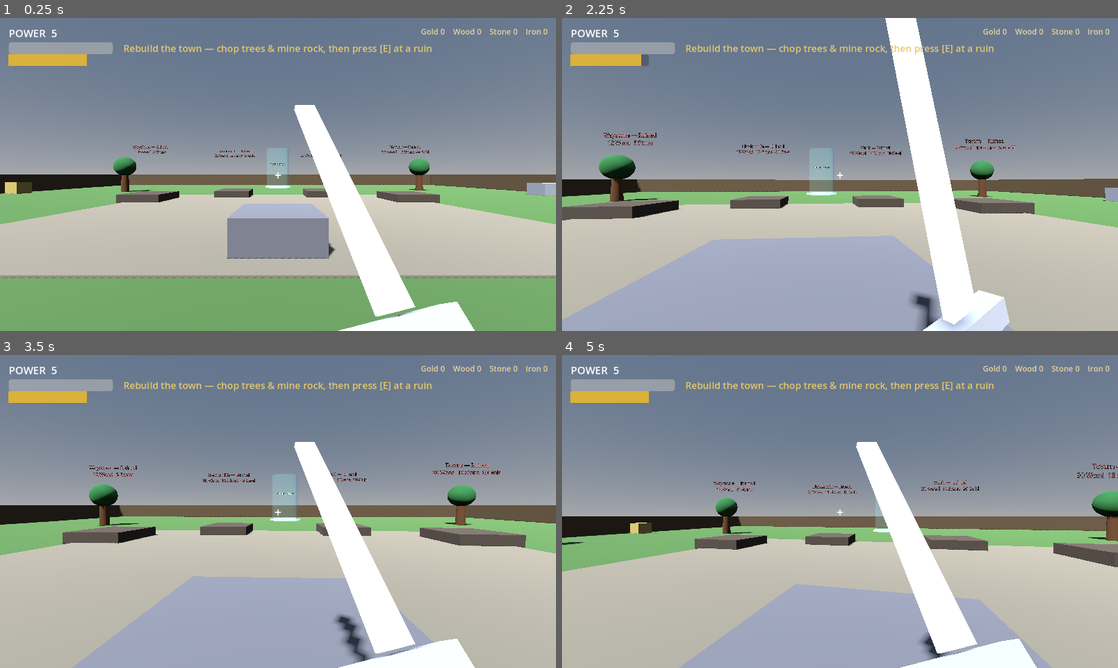
Above: before the commit, frames 1-4 (two rows, left to right).
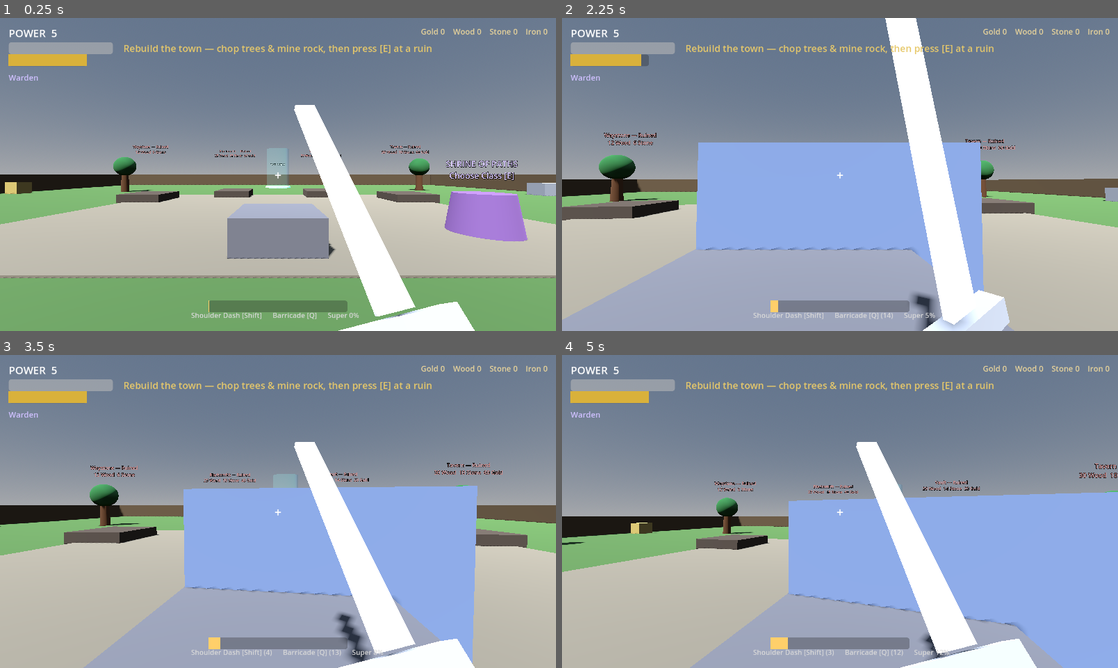
Above: after the commit, the same moments.

Repository: trevorvail3/Slayer
Game: Godot game, scene res://scenes/hub.tscn
Same seed, same stepped clock (60 frames per second), same inputs: the game is played once before the commit and once after it.
Inputs (mouse positions are in pixels of both pictures, inside the frame that each line leads up to):
- Up to frame 1 (0.25 s): no input
- Up to frame 2 (2.25 s): tap E (interact) at 0.5, 1.25, 1.55, 2, 2.1 s; move the mouse to (867, 174) at 0.52 s; press the mouse at (867, 174) at 0.53 s; hold W (move_forward) from 0.53 s (still down); tap Space (jump) at 0.77, 1.52 s; right-click (867, 174) at 0.8 s; move the mouse to (812, 174) at 1.27 s; release the mouse at (812, 174) at 1.28 s; right-click (812, 174) at 1.35 s; click (812, 174) at 1.42 s; move the mouse to (851, 168) at 2.02 s; hold Q (class_ability, bound only after the commit) from 2.03 s (still down); click (851, 168) at 2.17 s
- Up to frame 3 (3.5 s): keep holding W (move_forward); tap E (interact) at 2.75 s; move the mouse to (272, 517) at 2.77 s; release Q (class_ability, bound only after the commit) at 2.78 s; tap Q (class_ability, bound only after the commit) at 2.85 s; click (272, 517) at 2.92 s; tap Space (jump) at 3.02 s; tap Shift (dodge, bound only after the commit) at 3.05 s
- Up to frame 4 (5 s): keep holding W (move_forward); tap E (interact) at 3.5, 4.25 s; move the mouse to (878, 514) at 3.52 s; hold Shift (dodge, bound only after the commit) 3.53-4.28 s; click (878, 514) at 3.67 s; tap Space (jump) at 3.77, 4.52 s; tap F (super, bound only after the commit) at 3.8, 4.35 s; tap Escape (ui_cancel) at 4.15 s; move the mouse to (795, 508) at 4.27 s; click (795, 508) at 4.55 s

The runs differ from the first frame. In frame 1, 3.5% of the frame differs, in the area x 1-95%, y 18-97%; in frame 2, 17%; in frame 3, 20%; in frame 4, 24%, in the area x 0-100%, y 18-100%.

Commit message:
v0.6: Classes & Supers — 3 classes with abilities + chargeable Super
Pick a class at the Shrine of Paths in town (persisted in the save). Each class
has a movement ability, a class ability, and a Ferocity-charged Super:

- Warden (tank): Shoulder Dash / Barricade wall / Ground Slam AoE
- Stalker (agile): Dodge Roll (i-frames) / Caltrops DoT / Blade Storm
- Runecaster (mystic): Blink / Runic Rift heal-zone / Meteor Storm

- ClassDefs (data/class_defs.gd): per-class kit table + Kind enum.
- GameState: player_class + class_changed signal + set_class(); serialized.
- Player: dodge [Shift], class ability [Q], Super [F]. Dash/dodge/blink movement
  with a dash-velocity override; dodge grants i-frames; blink raycasts to avoid
  walls. Super energy fills on hits (crit/passive) scaled by Ferocity; supers
  reuse an _aoe_damage helper + SuperBurst VFX. heal() for the Rift.
- Ability objects (scripts/abilities/): Barricade, Caltrops, Rift, SuperBurst.
- Class shrine (scripts/world/class_shrine.gd) + ClassSelectUI in the hub.
- Game: input actions dodge/class_ability/super. HUD: class label, Super meter,
  ability-cooldown readout.
- Docs vault + README updated.

Co-Authored-By: Claude Opus 4.8 <noreply@anthropic.com>
Claude-Session: https://claude.ai/code/session_01BSW54Paq7ZG23rR9KqKiVs

Diff:
--- a/autoload/game.gd
+++ b/autoload/game.gd
@@ -35,6 +35,9 @@
 	_bind_key("toggle_inventory", KEY_TAB)
 	_bind_key("toggle_inventory", KEY_I)
 	_bind_key("interact", KEY_E)
+	_bind_key("dodge", KEY_SHIFT)
+	_bind_key("class_ability", KEY_Q)
+	_bind_key("super", KEY_F)
 	_bind_mouse("attack", MOUSE_BUTTON_LEFT)
 	_bind_mouse("block", MOUSE_BUTTON_RIGHT)
 
--- a/autoload/game_state.gd
+++ b/autoload/game_state.gd
@@ -10,6 +10,7 @@
 signal loot_acquired(item: ItemData)
 signal resources_changed
 signal town_changed
+signal class_changed
 
 var equipped: Dictionary = {}       # Slot (int) -> ItemData
 var backpack: Array[ItemData] = []
@@ -18,6 +19,7 @@
 var resources := {"wood": 0, "stone": 0, "iron": 0}
 var gold := 0
 var town := {}                      # building_id (String) -> built (bool)
+var player_class := ClassDefs.Kind.WARDEN
 
 func _ready() -> void:
 	_equip_starter_gear()
@@ -111,6 +113,10 @@
 	return true
 
 # --- Town ---
+
+func set_class(k: int) -> void:
+	player_class = k
+	class_changed.emit()
 
 func set_town_built(id: String) -> void:
 	town[id] = true
@@ -145,6 +151,7 @@
 		"resources": resources,
 		"gold": gold,
 		"town": town,
+		"player_class": int(player_class),
 	}
 
 func from_dict(d: Dictionary) -> void:
@@ -163,10 +170,12 @@
 	resources = {"wood": int(r.get("wood", 0)), "stone": int(r.get("stone", 0)), "iron": int(r.get("iron", 0))}
 	gold = int(d.get("gold", 0))
 	town = d.get("town", {})
+	player_class = int(d.get("player_class", ClassDefs.Kind.WARDEN))
 	equipment_changed.emit()
 	backpack_changed.emit()
 	resources_changed.emit()
 	town_changed.emit()
+	class_changed.emit()
 
 func _item_to_dict(item: ItemData) -> Dictionary:
 	var affs := []
--- /dev/null
+++ b/data/class_defs.gd
@@ -0,0 +1,34 @@
+class_name ClassDefs
+extends RefCounted
+
+## The three classes and their kit. Like WeaponDefs: data here, behavior in Player.
+## Each class has a movement ability, a class ability, and a Ferocity-charged Super.
+
+enum Kind { WARDEN, STALKER, RUNECASTER }
+
+static func get_def(k: int) -> Dictionary:
+	match k:
+		Kind.STALKER:
+			return {
+				"name": "Stalker", "color": Color("6ad06a"),
+				"blurb": "Agile skirmisher. Dodge through danger, seed the ground with caltrops, and unleash a Blade Storm.",
+				"move_name": "Dodge", "move_cd": 3.5,
+				"ability_name": "Caltrops", "ability_cd": 12.0,
+				"super_name": "Blade Storm",
+			}
+		Kind.RUNECASTER:
+			return {
+				"name": "Runecaster", "color": Color("b060ff"),
+				"blurb": "Mystic. Blink across the field, drop a healing Rift, and call down a Meteor Storm.",
+				"move_name": "Blink", "move_cd": 5.0,
+				"ability_name": "Runic Rift", "ability_cd": 16.0,
+				"super_name": "Meteor Storm",
+			}
+		_:
+			return {
+				"name": "Warden", "color": Color("6a9aff"),
+				"blurb": "Immovable bulwark. Dash into the fray, raise a Barricade, and detonate a Ground Slam.",
+				"move_name": "Shoulder Dash", "move_cd": 4.0,
+				"ability_name": "Barricade", "ability_cd": 14.0,
+				"super_name": "Ground Slam",
+			}
--- /dev/null
+++ b/scripts/abilities/barricade.gd
@@ -0,0 +1,35 @@
+class_name Barricade
+extends StaticBody3D
+
+## Warden class ability: a solid temporary wall that blocks enemies and projectiles.
+## Sinks into the ground and despawns after its lifetime.
+
+const LIFETIME := 10.0
+
+func _ready() -> void:
+	var mesh := MeshInstance3D.new()
+	var box := BoxMesh.new()
+	box.size = Vector3(3.2, 2.2, 0.4)
+	mesh.mesh = box
+	var mat := StandardMaterial3D.new()
+	mat.albedo_color = Color("6a7a9a")
+	mat.emission_enabled = true
+	mat.emission = Color("6a9aff")
+	mat.emission_energy_multiplier = 0.3
+	mesh.material_override = mat
+	mesh.position.y = 1.1
+	add_child(mesh)
+
+	var col := CollisionShape3D.new()
+	var shape := BoxShape3D.new()
+	shape.size = Vector3(3.2, 2.2, 0.4)
+	col.shape = shape
+	col.position.y = 1.1
+	add_child(col)
+
+	get_tree().create_timer(LIFETIME).timeout.connect(_expire)
+
+func _expire() -> void:
+	var t := create_tween()
+	t.tween_property(self, "position:y", position.y - 2.6, 0.4)
+	t.tween_callback(queue_free)
--- /dev/null
+++ b/scripts/abilities/caltrops.gd
@@ -0,0 +1,47 @@
+class_name Caltrops
+extends Area3D
+
+## Stalker class ability: a ground zone that ticks damage to enemies standing in it.
+
+const RADIUS := 3.0
+const TICK := 0.5
+
+var damage := 8
+var _dur := 8.0
+var _tick_t := 0.0
+
+func _ready() -> void:
+	var mesh := MeshInstance3D.new()
+	var disc := CylinderMesh.new()
+	disc.top_radius = RADIUS
+	disc.bottom_radius = RADIUS
+	disc.height = 0.1
+	mesh.mesh = disc
+	var mat := StandardMaterial3D.new()
+	mat.albedo_color = Color(0.4, 0.85, 0.4, 0.35)
+	mat.emission_enabled = true
+	mat.emission = Color("6ad06a")
+	mat.transparency = BaseMaterial3D.TRANSPARENCY_ALPHA
+	mesh.material_override = mat
+	mesh.position.y = 0.06
+	add_child(mesh)
+
+	var col := CollisionShape3D.new()
+	var shape := CylinderShape3D.new()
+	shape.radius = RADIUS
+	shape.height = 2.5
+	col.shape = shape
+	col.position.y = 1.0
+	add_child(col)
+
+func _process(delta: float) -> void:
+	_dur -= delta
+	if _dur <= 0.0:
+		queue_free()
+		return
+	_tick_t -= delta
+	if _tick_t <= 0.0:
+		_tick_t = TICK
+		for b in get_overlapping_bodies():
+			if b.is_in_group("enemy") and b.has_method("take_damage"):
+				b.call("take_damage", damage, false, Vector3.ZERO)
--- /dev/null
+++ b/scripts/abilities/rift.gd
@@ -0,0 +1,47 @@
+class_name Rift
+extends Area3D
+
+## Runecaster class ability: a zone that heals the player while they stand in it.
+
+const RADIUS := 2.6
+const TICK := 0.5
+
+var heal_amount := 6
+var _dur := 8.0
+var _tick_t := 0.0
+
+func _ready() -> void:
+	var mesh := MeshInstance3D.new()
+	var disc := CylinderMesh.new()
+	disc.top_radius = RADIUS
+	disc.bottom_radius = RADIUS
+	disc.height = 0.1
+	mesh.mesh = disc
+	var mat := StandardMaterial3D.new()
+	mat.albedo_color = Color(0.7, 0.4, 1.0, 0.35)
+	mat.emission_enabled = true
+	mat.emission = Color("b060ff")
+	mat.transparency = BaseMaterial3D.TRANSPARENCY_ALPHA
+	mesh.material_override = mat
+	mesh.position.y = 0.06
+	add_child(mesh)
+
+	var col := CollisionShape3D.new()
+	var shape := CylinderShape3D.new()
+	shape.radius = RADIUS
+	shape.height = 2.5
+	col.shape = shape
+	col.position.y = 1.0
+	add_child(col)
+
+func _process(delta: float) -> void:
+	_dur -= delta
+	if _dur <= 0.0:
+		queue_free()
+		return
+	_tick_t -= delta
+	if _tick_t <= 0.0:
+		_tick_t = TICK
+		for b in get_overlapping_bodies():
+			if b.is_in_group("player") and b.has_method("heal"):
+				b.call("heal", heal_amount)
--- /dev/null
+++ b/scripts/abilities/super_burst.gd
@@ -0,0 +1,25 @@
+class_name SuperBurst
+extends Node3D
+
+## Reusable AoE flash: a translucent emissive sphere that expands and fades, then
+## frees itself. Used by every Super for impact feedback.
+
+func play(radius: float, color: Color) -> void:
+	var m := MeshInstance3D.new()
+	var sphere := SphereMesh.new()
+	sphere.radius = 0.5
+	sphere.height = 1.0
+	m.mesh = sphere
+	var mat := StandardMaterial3D.new()
+	mat.albedo_color = Color(color.r, color.g, color.b, 0.35)
+	mat.emission_enabled = true
+	mat.emission = color
+	mat.emission_energy_multiplier = 1.2
+	mat.transparency = BaseMaterial3D.TRANSPARENCY_ALPHA
+	m.material_override = mat
+	add_child(m)
+
+	var t := create_tween().set_parallel(true)
+	t.tween_property(m, "scale", Vector3.ONE * (radius * 2.0), 0.35).set_trans(Tween.TRANS_QUAD).set_ease(Tween.EASE_OUT)
+	t.tween_property(mat, "albedo_color:a", 0.0, 0.45)
+	t.chain().tween_callback(queue_free)
--- a/scripts/hub.gd
+++ b/scripts/hub.gd
@@ -10,6 +10,7 @@
 var player: Player
 var blacksmith_ui: BlacksmithUI
 var vault_ui: VaultUI
+var class_ui: ClassSelectUI
 
 func _ready() -> void:
 	_build_environment()
@@ -17,10 +18,17 @@
 	_add_ui()
 	_spawn_player()
 	_build_town()
+	_spawn_class_shrine()
 	_scatter_resources()
 	_spawn_travel_pad()
 	GameState.town_changed.connect(_update_guidance)
 	_update_guidance()
+
+func _spawn_class_shrine() -> void:
+	var shrine := ClassShrine.new()
+	shrine.on_use = func(): class_ui.open()
+	add_child(shrine)
+	shrine.position = Vector3(7, 0, 3)   # clear of the monument and build plots
 
 func _build_environment() -> void:
 	var light := DirectionalLight3D.new()
@@ -81,6 +89,8 @@
 	layer.add_child(blacksmith_ui)
 	vault_ui = VaultUI.new()
 	layer.add_child(vault_ui)
+	class_ui = ClassSelectUI.new()
+	layer.add_child(class_ui)
 	add_child(layer)
 
 func _spawn_player() -> void:
--- a/scripts/player/player.gd
+++ b/scripts/player/player.gd
@@ -26,6 +26,10 @@
 var health: int = 100
 var stamina: float = 100.0
 var blocking: bool = false
+
+var super_energy := 0.0     # 0..100, charged by dealing damage (Ferocity scales gain)
+var move_cd := 0.0          # movement-ability cooldown remaining
+var ability_cd := 0.0       # class-ability cooldown remaining
 
 var _pitch := 0.0
 var _kick := 0.0
@@ -33,6 +37,11 @@
 var _parry_timer := 0.0
 var _charging := false
 var _charge_t := 0.0
+var _invuln_timer := 0.0
+var _dash_timer := 0.0
+var _dash_vel := Vector3.ZERO
+var _blade_left := 0
+var _meteor_left := 0
 var _swing_tween: Tween
 var _shield_tween: Tween
 
@@ -160,6 +169,12 @@
 		_set_block(true)
 	elif event.is_action_released("block"):
 		_set_block(false)
+	elif event.is_action_pressed("dodge"):
+		_movement_ability()
+	elif event.is_action_pressed("class_ability"):
+		_class_ability()
+	elif event.is_action_pressed("super"):
+		_activate_super()
 
 # --- Frame updates ---
 
@@ -177,6 +192,13 @@
 
 	if not blocking:
 		stamina = minf(PlayerStats.max_stamina(), stamina + STAMINA_REGEN * delta)
+
+	move_cd = maxf(0.0, move_cd - delta)
+	ability_cd = maxf(0.0, ability_cd - delta)
+	_dash_timer = maxf(0.0, _dash_timer - delta)
+	_invuln_timer = maxf(0.0, _invuln_timer - delta)
+	# Passive Super trickle (Ferocity scales it a little).
+	_gain_super(2.5 * delta)
 
 func _physics_process(delta: float) -> void:
 	if not is_on_floor():
@@ -202,6 +224,12 @@
 	var dir := transform.basis * Vector3(input_dir.x, 0.0, input_dir.y)
 	velocity.x = dir.x * speed
 	velocity.z = dir.z * speed
+
+	# A dash/dodge burst overrides normal horizontal movement while it lasts.
+	if _dash_timer > 0.0:
+		velocity.x = _dash_vel.x
+		velocity.z = _dash_vel.z
+
 	move_and_slide()
 
 # --- Attacking ---
@@ -296,6 +324,8 @@
 	target.call("take_damage", dmg, is_crit, global_position)
 	if p["bleed"] and target.is_in_group("enemy") and target.has_method("apply_bleed"):
 		target.call("apply_bleed", maxi(1, int(dmg * 0.15)), 4)
+	if target.is_in_group("enemy"):
+		_gain_super(9.0 if is_crit else 6.0)
 	Combat.hitstop(0.07, 0.06)
 	_kick += 0.05
 
@@ -314,6 +344,7 @@
 		if fwd.dot(to.normalized()) < 0.35:      # ~70-degree frontal arc
 			continue
 		n.call("take_damage", dmg, is_crit, global_position)
+		_gain_super(5.0)
 		hit = true
 	for g in get_tree().get_nodes_in_group("gatherable"):
 		var gn := g as Node3D
@@ -336,12 +367,154 @@
 	arrow.global_position = camera.global_position + dir * 0.6
 	var crit := PlayerStats.crit_chance() + (0.15 if charge_frac >= 0.95 else 0.0)
 	arrow.setup(dir, 45.0, dmg, crit)
+	_gain_super(6.0)
 	_kick += 0.05
 	if weapon:
 		var rest: Vector3 = p["rest_pos"]
 		weapon.position = rest + Vector3(0, 0, 0.12)
 		var t := create_tween()
 		t.tween_property(weapon, "position", rest, 0.12)
+
+# --- Class abilities & Super (driven by GameState.player_class) ---
+
+func _gain_super(amount: float) -> void:
+	var mult := 1.0 + GameState.total_stat("ferocity") * 0.03
+	super_energy = minf(100.0, super_energy + amount * mult)
+
+func _facing_flat() -> Vector3:
+	var f := -camera.global_transform.basis.z
+	f.y = 0.0
+	return f.normalized()
+
+func _movement_ability() -> void:
+	if move_cd > 0.0 or Input.mouse_mode != Input.MOUSE_MODE_CAPTURED:
+		return
+	var d := ClassDefs.get_def(GameState.player_class)
+	move_cd = float(d["move_cd"])
+	match GameState.player_class:
+		ClassDefs.Kind.STALKER:
+			var dir := transform.basis * Vector3(_move_input().x, 0.0, _move_input().y)
+			if dir.length() < 0.1:
+				dir = -_facing_flat()   # dodge backward if standing still
+			_dash_vel = dir.normalized() * 12.0
+			_dash_timer = 0.22
+			_invuln_timer = 0.45
+		ClassDefs.Kind.RUNECASTER:
+			_blink(8.0)
+		_:  # WARDEN shoulder dash
+			_dash_vel = _facing_flat() * 13.0
+			_dash_timer = 0.24
+
+func _move_input() -> Vector2:
+	var v := Vector2.ZERO
+	if Input.is_action_pressed("move_forward"): v.y -= 1.0
+	if Input.is_action_pressed("move_back"): v.y += 1.0
+	if Input.is_action_pressed("move_left"): v.x -= 1.0
+	if Input.is_action_pressed("move_right"): v.x += 1.0
+	return v
+
+func _blink(dist: float) -> void:
+	var fwd := _facing_flat()
+	var from := global_position + Vector3(0, 1.0, 0)
+	var space := get_world_3d().direct_space_state
+	var query := PhysicsRayQueryParameters3D.create(from, from + fwd * dist)
+	query.exclude = [self]
+	var hit := space.intersect_ray(query)
+	var travel := dist
+	if hit:
+		travel = maxf(0.5, from.distance_to(hit.position) - 1.0)
+	global_position += fwd * travel
+
+func _class_ability() -> void:
+	if ability_cd > 0.0 or Input.mouse_mode != Input.MOUSE_MODE_CAPTURED:
+		return
+	var d := ClassDefs.get_def(GameState.player_class)
+	ability_cd = float(d["ability_cd"])
+	var ground := global_position + _facing_flat() * 2.5
+	ground.y = 0.0
+	match GameState.player_class:
+		ClassDefs.Kind.STALKER:
+			var c := Caltrops.new()
+			c.damage = int(6 + GameState.gear_score() * 0.3)
+			get_tree().current_scene.add_child(c)
+			c.global_position = ground
+		ClassDefs.Kind.RUNECASTER:
+			var r := Rift.new()
+			r.heal_amount = int(PlayerStats.max_health() * 0.04)
+			get_tree().current_scene.add_child(r)
+			r.global_position = ground
+		_:  # WARDEN barricade
+			var b := Barricade.new()
+			get_tree().current_scene.add_child(b)
+			b.global_position = ground
+			b.rotation.y = rotation.y
+
+func _activate_super() -> void:
+	if super_energy < 100.0 or Input.mouse_mode != Input.MOUSE_MODE_CAPTURED:
+		return
+	super_energy = 0.0
+	match GameState.player_class:
+		ClassDefs.Kind.STALKER:
+			_blade_left = 8
+			_blade_tick()
+		ClassDefs.Kind.RUNECASTER:
+			_meteor_left = 6
+			_meteor_tick()
+		_:
+			_super_ground_slam()
+
+func _super_ground_slam() -> void:
+	var burst := SuperBurst.new()
+	get_tree().current_scene.add_child(burst)
+	burst.global_position = global_position
+	burst.play(8.0, Color("6a9aff"))
+	_aoe_damage(global_position, 8.0, int(PlayerStats.attack_damage() * 4.0), true)
+	Combat.hitstop(0.12, 0.05)
+	_kick += 0.2
+
+func _blade_tick() -> void:
+	if _blade_left <= 0:
+		return
+	_blade_left -= 1
+	var burst := SuperBurst.new()
+	get_tree().current_scene.add_child(burst)
+	burst.global_position = global_position + _facing_flat() * 1.5 + Vector3(0, 1.0, 0)
+	burst.play(3.0, Color("6ad06a"))
+	_aoe_damage(global_position, 6.0, int(PlayerStats.attack_damage() * 1.1), false)
+	_kick += 0.06
+	get_tree().create_timer(0.16).timeout.connect(_blade_tick)
+
+func _meteor_tick() -> void:
+	if _meteor_left <= 0:
+		return
+	_meteor_left -= 1
+	var center := _pick_meteor_target()
+	var burst := SuperBurst.new()
+	get_tree().current_scene.add_child(burst)
+	burst.global_position = center
+	burst.play(4.0, Color("b060ff"))
+	_aoe_damage(center, 4.0, int(PlayerStats.attack_damage() * 2.2), true)
+	get_tree().create_timer(0.32).timeout.connect(_meteor_tick)
+
+func _pick_meteor_target() -> Vector3:
+	var enemies := get_tree().get_nodes_in_group("enemy")
+	if enemies.size() > 0:
+		var e := enemies[randi() % enemies.size()] as Node3D
+		if e:
+			return e.global_position
+	return global_position + _facing_flat() * randf_range(4.0, 8.0) + Vector3(randf_range(-3, 3), 0, randf_range(-3, 3))
+
+func _aoe_damage(center: Vector3, radius: float, dmg: int, knock_from_center: bool) -> void:
+	for e in get_tree().get_nodes_in_group("enemy"):
+		var n := e as Node3D
+		if n == null:
+			continue
+		if n.global_position.distance_to(center) <= radius and n.has_method("take_damage"):
+			var src := center if knock_from_center else global_position
+			n.call("take_damage", dmg, true, src)
+
+func heal(amount: int) -> void:
+	health = mini(PlayerStats.max_health(), health + amount)
 
 # --- Blocking / parrying ---
 
@@ -364,6 +537,8 @@
 # --- Taking damage ---
 
 func take_damage(amount: int, attacker: Node = null) -> void:
+	if _invuln_timer > 0.0:
+		return   # Stalker dodge i-frames
 	if blocking:
 		if _parry_timer > 0.0 and attacker and attacker.has_method("stagger"):
 			attacker.call("stagger", PARRY_STAGGER)
--- /dev/null
+++ b/scripts/ui/class_select_ui.gd
@@ -0,0 +1,100 @@
+class_name ClassSelectUI
+extends Control
+
+## Choose your class at the Shrine of Paths. Shows the three classes with their
+## kit; picking one updates GameState and saves. Close with Esc.
+
+func _ready() -> void:
+	_build()
+	visible = false
+	GameState.class_changed.connect(_refresh)
+
+func open() -> void:
+	visible = true
+	Game.menu_open = true
+	Input.mouse_mode = Input.MOUSE_MODE_VISIBLE
+	_refresh()
+
+func close() -> void:
+	visible = false
+	Game.menu_open = false
+	Input.mouse_mode = Input.MOUSE_MODE_CAPTURED
+
+func _unhandled_input(event: InputEvent) -> void:
+	if visible and event.is_action_pressed("ui_cancel"):
+		close()
+		get_viewport().set_input_as_handled()
+
+var _row: HBoxContainer
+
+func _build() -> void:
+	set_anchors_preset(Control.PRESET_FULL_RECT)
+	mouse_filter = Control.MOUSE_FILTER_STOP
+
+	var bg := ColorRect.new()
+	bg.color = Color(0.03, 0.02, 0.05, 0.92)
+	bg.set_anchors_preset(Control.PRESET_FULL_RECT)
+	bg.mouse_filter = Control.MOUSE_FILTER_IGNORE
+	add_child(bg)
+
+	var margin := MarginContainer.new()
+	margin.set_anchors_preset(Control.PRESET_FULL_RECT)
+	for side in ["margin_left", "margin_right", "margin_top", "margin_bottom"]:
+		margin.add_theme_constant_override(side, 56)
+	add_child(margin)
+
+	var col := VBoxContainer.new()
+	col.add_theme_constant_override("separation", 20)
+	margin.add_child(col)
+
+	var title := Label.new()
+	title.text = "SHRINE OF PATHS  —  choose your class   (Esc to leave)"
+	title.add_theme_font_size_override("font_size", 28)
+	col.add_child(title)
+
+	_row = HBoxContainer.new()
+	_row.add_theme_constant_override("separation", 24)
+	_row.size_flags_vertical = Control.SIZE_EXPAND_FILL
+	col.add_child(_row)
+
+func _refresh() -> void:
+	if _row == null:
+		return
+	for c in _row.get_children():
+		c.queue_free()
+	for k in [ClassDefs.Kind.WARDEN, ClassDefs.Kind.STALKER, ClassDefs.Kind.RUNECASTER]:
+		_row.add_child(_class_card(k))
+
+func _class_card(k: int) -> Control:
+	var d := ClassDefs.get_def(k)
+	var panel := VBoxContainer.new()
+	panel.size_flags_horizontal = Control.SIZE_EXPAND_FILL
+	panel.add_theme_constant_override("separation", 10)
+
+	var name_lbl := Label.new()
+	var current := " ✓ (current)" if GameState.player_class == k else ""
+	name_lbl.text = String(d["name"]) + current
+	name_lbl.add_theme_font_size_override("font_size", 24)
+	name_lbl.add_theme_color_override("font_color", d["color"])
+	panel.add_child(name_lbl)
+
+	var blurb := Label.new()
+	blurb.text = String(d["blurb"])
+	blurb.autowrap_mode = TextServer.AUTOWRAP_WORD_SMART
+	blurb.custom_minimum_size = Vector2(320, 0)
+	panel.add_child(blurb)
+
+	var kit := Label.new()
+	kit.text = "\nMove:  %s\nAbility:  %s\nSuper:  %s" % [d["move_name"], d["ability_name"], d["super_name"]]
+	panel.add_child(kit)
+
+	var btn := Button.new()
+	btn.text = "Become %s" % d["name"]
+	btn.pressed.connect(_choose.bind(k))
+	panel.add_child(btn)
+	return panel
+
+func _choose(k: int) -> void:
+	GameState.set_class(k)
+	SaveManager.save_game()
+	close()
--- a/scripts/ui/hud.gd
+++ b/scripts/ui/hud.gd
@@ -11,6 +11,9 @@
 var toast: Label
 var objective_label: Label
 var resource_label: Label
+var class_label: Label
+var super_bar: ProgressBar
+var ability_label: Label
 var _toast_timer := 0.0
 
 func _ready() -> void:
@@ -66,6 +69,31 @@
 	block_label.add_theme_color_override("font_color", Color("7fb0ff"))
 	block_label.text = ""
 	root.add_child(block_label)
+
+	class_label = Label.new()
+	class_label.position = Vector2(20, 124)
+	class_label.add_theme_font_size_override("font_size", 18)
+	class_label.add_theme_color_override("font_color", Color("cfc0ff"))
+	root.add_child(class_label)
+
+	super_bar = ProgressBar.new()
+	super_bar.set_anchors_preset(Control.PRESET_CENTER_BOTTOM)
+	super_bar.position = Vector2(-160, -70)
+	super_bar.custom_minimum_size = Vector2(320, 14)
+	super_bar.size = Vector2(320, 14)
+	super_bar.max_value = 100
+	super_bar.value = 0
+	super_bar.show_percentage = false
+	var super_fill := StyleBoxFlat.new()
+	super_fill.bg_color = Color("ffcf6a")
+	super_bar.add_theme_stylebox_override("fill", super_fill)
+	root.add_child(super_bar)
+
+	ability_label = Label.new()
+	ability_label.set_anchors_preset(Control.PRESET_CENTER_BOTTOM)
+	ability_label.position = Vector2(-200, -48)
+	ability_label.add_theme_font_size_override("font_size", 16)
+	root.add_child(ability_label)
 
 	toast = Label.new()
 	toast.set_anchors_preset(Control.PRESET_CENTER_BOTTOM)
@@ -132,3 +160,14 @@
 		stamina_bar.max_value = PlayerStats.max_stamina()
 		stamina_bar.value = p.stamina
 		block_label.text = "◤ BLOCKING" if p.blocking else ""
+		_update_class_hud(p)
+
+func _update_class_hud(p: Player) -> void:
+	var d := ClassDefs.get_def(GameState.player_class)
+	class_label.text = String(d["name"])
+	super_bar.value = p.super_energy
+	var move_txt := "%s [Shift]%s" % [d["move_name"], "" if p.move_cd <= 0.0 else " (%d)" % ceili(p.move_cd)]
+	var abil_txt := "%s [Q]%s" % [d["ability_name"], "" if p.ability_cd <= 0.0 else " (%d)" % ceili(p.ability_cd)]
+	var super_txt := "%s [F] READY!" % d["super_name"] if p.super_energy >= 100.0 else "Super %d%%" % int(p.super_energy)
+	ability_label.text = "%s      %s      %s" % [move_txt, abil_txt, super_txt]
+	ability_label.add_theme_color_override("font_color", Color("ffe08a") if p.super_energy >= 100.0 else Color("d8d8d8"))
--- /dev/null
+++ b/scripts/world/class_shrine.gd
@@ -0,0 +1,62 @@
+class_name ClassShrine
+extends Area3D
+
+## A town shrine. Press [E] nearby to open the class-select screen (on_use is set
+## by the hub). Purely a hub interactable — no combat.
+
+var on_use: Callable = Callable()
+
+var _player_near := false
+
+func _ready() -> void:
+	var base := MeshInstance3D.new()
+	var bm := CylinderMesh.new()
+	bm.top_radius = 0.8
+	bm.bottom_radius = 1.0
+	bm.height = 1.4
+	base.mesh = bm
+	var mat := StandardMaterial3D.new()
+	mat.albedo_color = Color("5a4a6a")
+	mat.emission_enabled = true
+	mat.emission = Color("b060ff")
+	mat.emission_energy_multiplier = 0.4
+	base.material_override = mat
+	base.position.y = 0.7
+	add_child(base)
+
+	var col := CollisionShape3D.new()
+	var shape := CylinderShape3D.new()
+	shape.radius = 3.0
+	shape.height = 3.0
+	col.shape = shape
+	col.position.y = 1.5
+	add_child(col)
+
+	var label := Label3D.new()
+	label.billboard = BaseMaterial3D.BILLBOARD_ENABLED
+	label.font_size = 48
+	label.outline_size = 8
+	label.pixel_size = 0.006
+	label.position.y = 2.2
+	label.text = "SHRINE OF PATHS\nChoose Class [E]"
+	label.modulate = Color("d8c8ff")
+	add_child(label)
+
+	body_entered.connect(_on_body_entered)
+	body_exited.connect(_on_body_exited)
+
+func _on_body_entered(b: Node) -> void:
+	if b.is_in_group("player"):
+		_player_near = true
+
+func _on_body_exited(b: Node) -> void:
+	if b.is_in_group("player"):
+		_player_near = false
+
+func _process(_delta: float) -> void:
+	if not _player_near or Game.menu_open:
+		return
+	if Input.mouse_mode != Input.MOUSE_MODE_CAPTURED:
+		return
+	if Input.is_action_just_pressed("interact") and on_use.is_valid():
+		on_use.call()
Not shown, changed: docs/Milestone Log.md
Not shown, changed: docs/Roadmap.md
